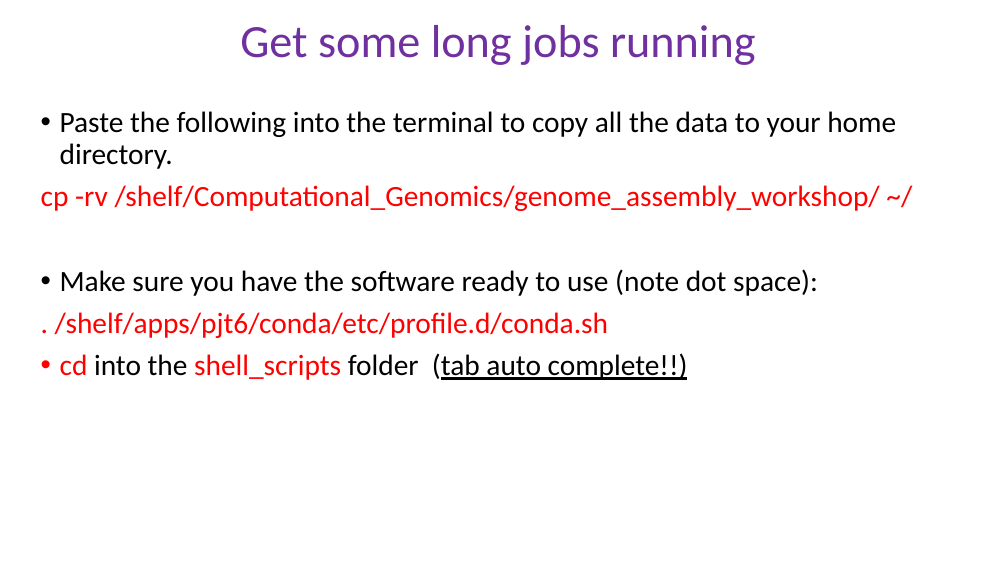
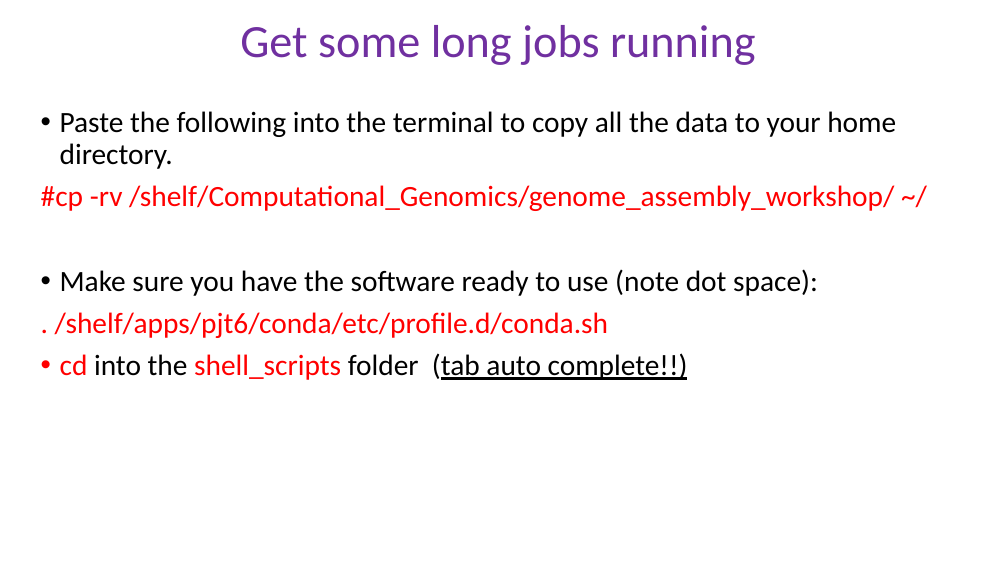
Before and after one commit to schlogl2017/RNAseq_workshop, a slide deck: slide 2 of powerpoint/6_RNAseq_DE.pptx. Drawn at 1008x567 pixels with LibreOffice and Linux fonts; fonts in the diff are those of the drawing. Boxes give left, top, right and bottom in pixels: in the first picture for what was removed or moved away, otherwise in the second. Text is boxed around its words. In the diff, an @@ line names an element or a change of style, - is before the commit and + after.

```diff
--- a/powerpoint/6_RNAseq_DE.pptx
+++ b/powerpoint/6_RNAseq_DE.pptx
@@ text at (41,185,894,211): text changed @@
-cp -rv /shelf/Computational_Genomics/genome_assembly_workshop/ ~/
+#cp -rv /shelf/Computational_Genomics/genome_assembly_workshop/ ~/
```
Also in this commit, not shown: 2 other slides changed.
